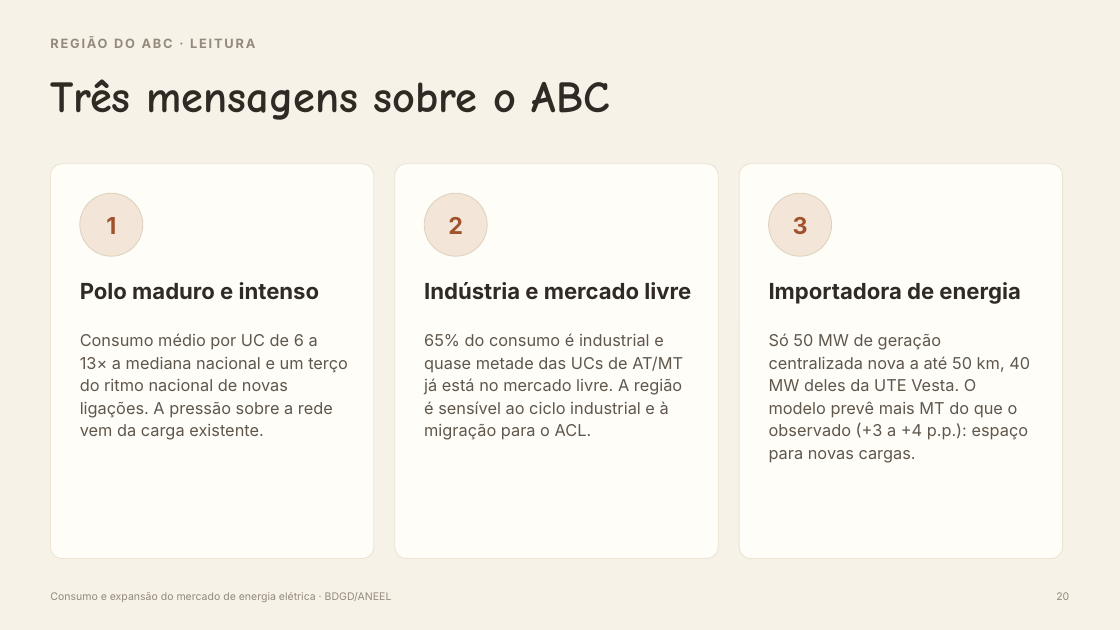
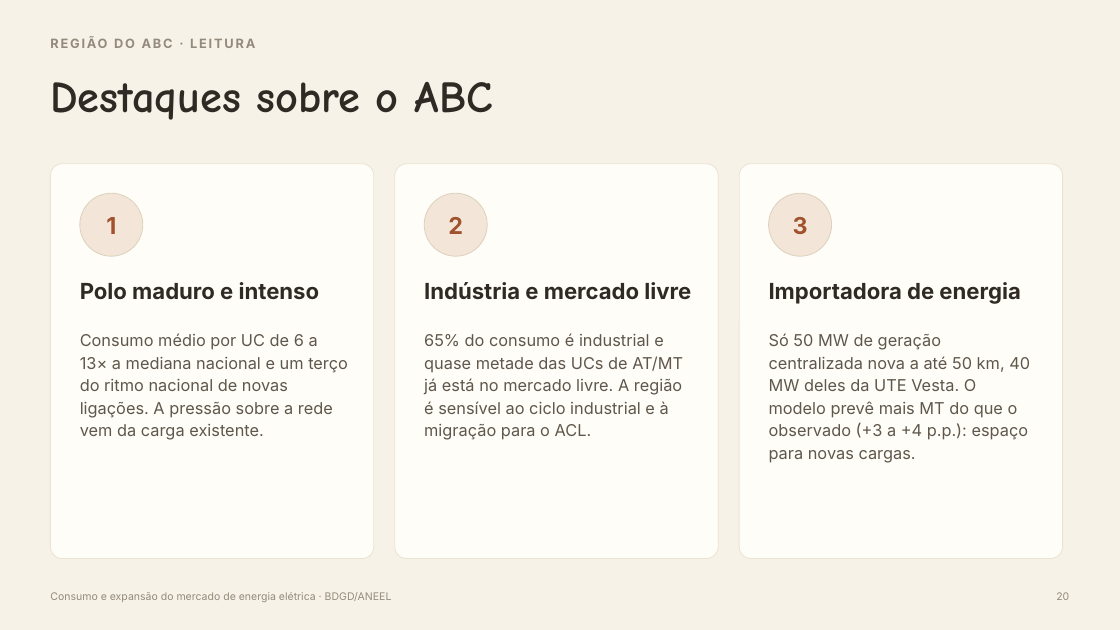
Before and after one commit to lucas-men-nobrega/TCC_projeto, a slide deck: slide 18 of apresentacao/Apresentacao_TCC_v2.pptx (slide 20 before the commit). Drawn at 1120x630 pixels with LibreOffice and Linux fonts; fonts in the diff are those of the drawing. Boxes give left, top, right and bottom in pixels: in the first picture for what was removed or moved away, otherwise in the second. Text is boxed around its words. In the diff, an @@ line names an element or a change of style, - is before the commit and + after.

```diff
--- a/apresentacao/Apresentacao_TCC_v2.pptx
+++ b/apresentacao/Apresentacao_TCC_v2.pptx
@@ text at [50, 82, 493, 120]: text changed @@
-Três mensagens sobre o ABC
+Destaques sobre o ABC
```
Also in this commit, not shown: 16 other slides changed, 2 slides added, 3 slides removed, 4 other files.
